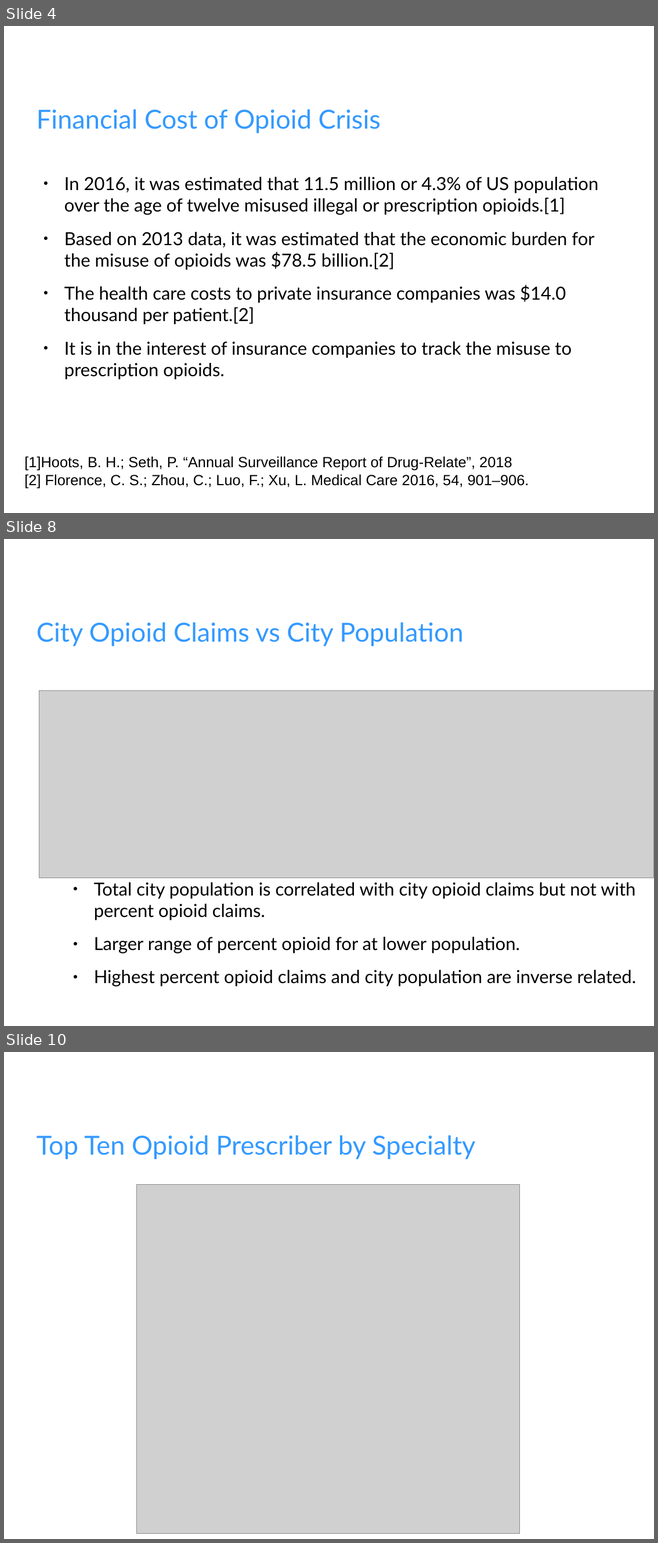
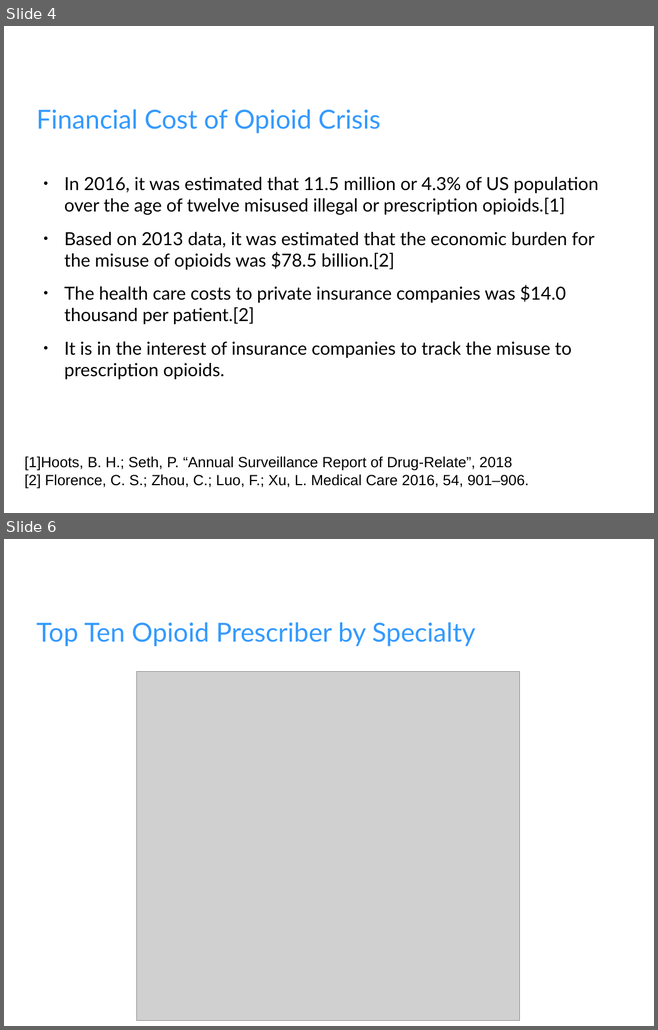
Before and after one commit to fullmetalchem15t/Springboard, a slide deck: opioid/Opoid_Slides.odp. Shown one above the other, each under a label of ours: slides 4, 8 and 10 before the commit, slides 4 and 6 after it; the slides between them are not shown. The pictures are 658x1543 and 658x1030 pixels, drawn with LibreOffice and Linux fonts; fonts in the diff are those of the drawing; grey boxes stand for pictures; background and template pictures are left out. Boxes give left, top, right and bottom in pixels: in the first picture for what was removed or moved away, otherwise in the second. Text is boxed around its words. In the diff, an @@ line names an element or a change of style, - is before the commit and + after.

Commit message:
Finished Opioid project

```diff
--- a/opioid/Opoid_Slides.odp
+++ b/opioid/Opoid_Slides.odp
@@ slide 8 removed at (x1=4, y1=539, x2=654, y2=1026), background picture (left out) @@
@@ title removed at (x1=36, y1=622, x2=463, y2=646) @@
-City Opioid Claims vs City Population
@@ picture removed at (x1=39, y1=690, x2=654, y2=878) @@
@@ text removed at (x1=94, y1=882, x2=636, y2=987) @@
-● Total city population is correlated with city opioid claims but not with percent opioid claims.
-● Larger range of percent opioid for at lower population.
-● Highest percent opioid claims and city population are inverse related.
@@ what was slide 10 is now slide 6 @@
```
Also in this commit, not shown: 4 slides changed, 9 slides added, 4 other slides removed, 2 other files.
